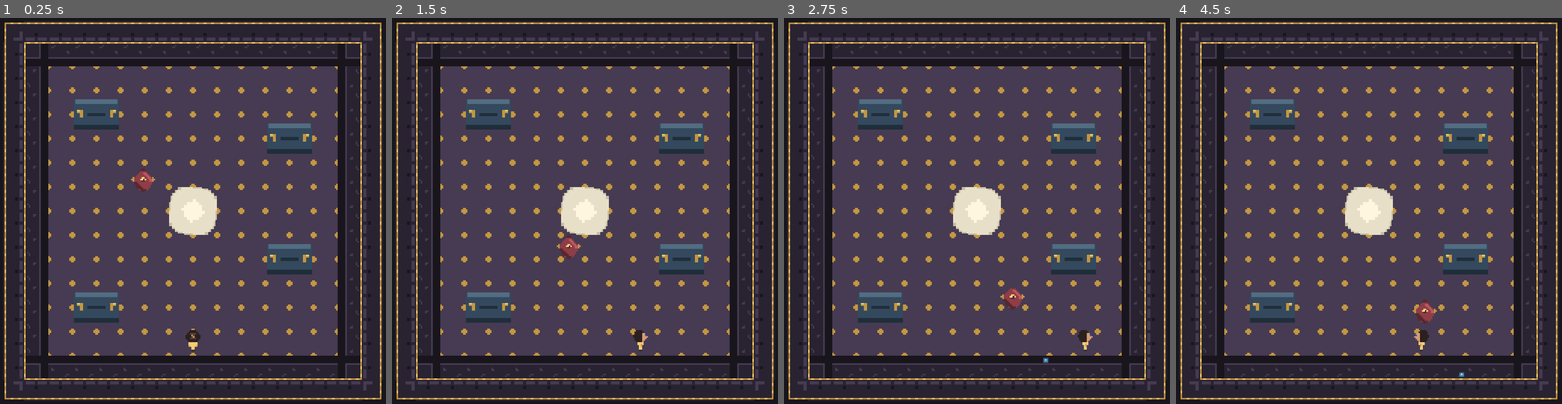
Above: before the commit, frames 1-4 (left to right).
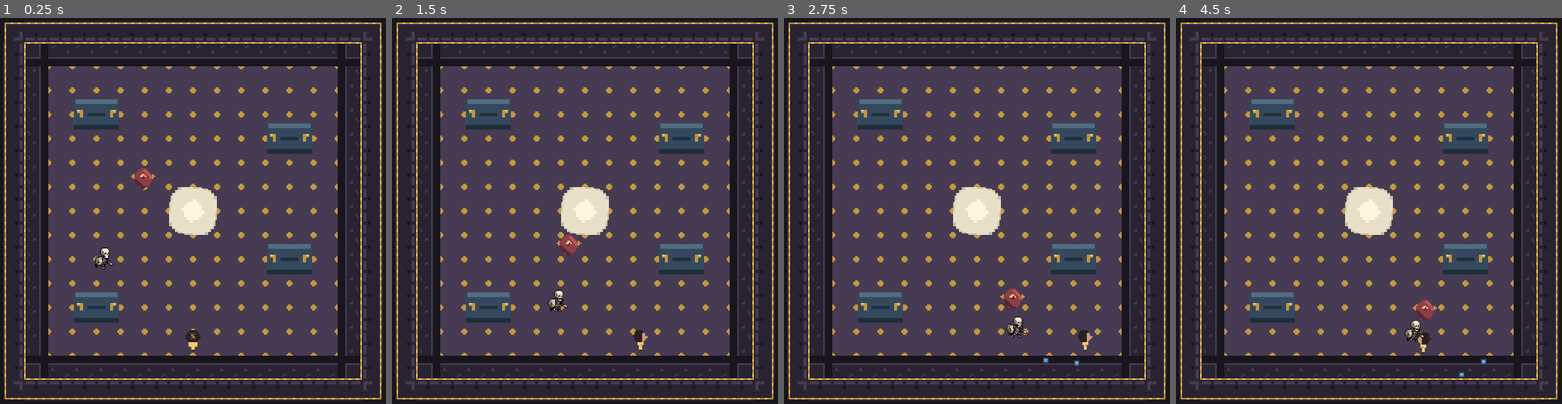
Above: after the commit, the same moments.

Repository: jmurray37/DMIT-2511_OneMinuteMore
Game: Godot game, scene res://Scenes/game.tscn
Two runs of this game, one before a commit and one after it. Both use one fixed random seed, a clock stepped at 60 frames per second and the inputs below. The engine's default icon, where the game draws it, is replaced by a stand-in: a white triangle on a blue panel in a dark square.
Inputs (mouse positions are in pixels of both pictures, inside the frame that each line leads up to):
- Up to frame 1 (0.25 s): no input
- Up to frame 2 (1.5 s): tap Enter at 0.5 s; move the mouse to (669, 191) at 0.52 s; hold D (move_right) 0.53-1.25 s; click (669, 191) at 0.67 s; drag from (507, 230) to (565, 288) at 1.27 s
- Up to frame 3 (2.75 s): move the mouse to (1015, 126) at 2.02 s; hold D (move_right) from 2.03 s (still down)
- Up to frame 4 (4.5 s): release D (move_right) at 2.75 s; drag from (1349, 288) to (1253, 153) at 2.77 s; move the mouse to (1484, 268) at 3.52 s; hold A (move_left) 3.53-4.25 s; drag from (1253, 153) to (1442, 346) at 4.27 s

The runs differ from the first frame. In frame 1, 0.3% of the frame differs, in the area x 24-41%, y 38-66%; in frame 2, 0.3%; in frame 3, 0.2%; in frame 4, 0.4%, in the area x 59-81%, y 72-90%.

Commit message:
Enemy Update
Added Melee Enemy Sprite and Animations
Renamed Ranged Enemy animation

Diff:
--- a/Scenes/game.tscn
+++ b/Scenes/game.tscn
@@ -24,8 +24,13 @@
 [ext_resource type="Texture2D" uid="uid://cu47t68drist8" path="res://Assets/Sprites/Environment/Floor_Tile_TypeC.png" id="15_nb51f"]
 [ext_resource type="Texture2D" uid="uid://dphmai1xhwuvu" path="res://Assets/Sprites/Environment/Barrier.png" id="18_mg4q0"]
 [ext_resource type="Texture2D" uid="uid://cs5pdrguj4i0k" path="res://Assets/Sprites/Environment/Barrier01_000.png" id="19_vm72l"]
-[ext_resource type="Texture2D" uid="uid://cx2kmykjj2mnh" path="res://Assets/Sprites/Enemies/EnemyGuy_sheet.png" id="25_22asu"]
+[ext_resource type="Texture2D" uid="uid://cx2kmykjj2mnh" path="res://Assets/Sprites/Enemies/Ranged_Enemy/EnemyGuy_sheet.png" id="25_22asu"]
 [ext_resource type="Script" uid="uid://2mxfpph0o6dn" path="res://Scripts/enemy.gd" id="25_fkdbe"]
+[ext_resource type="Texture2D" uid="uid://cfupbkafvwn35" path="res://Assets/Sprites/Enemies/Melee_Enemy/spr_Armored_Skeleton_attack_strip9.png" id="26_cwurv"]
+[ext_resource type="Texture2D" uid="uid://mm575pv2fk3a" path="res://Assets/Sprites/Enemies/Melee_Enemy/spr_Armored_Skeleton_death_strip9.png" id="27_mucmn"]
+[ext_resource type="Texture2D" uid="uid://bwm3glu5yqqde" path="res://Assets/Sprites/Enemies/Melee_Enemy/spr_Armored_Skeleton_hit_strip9.png" id="28_8m3t6"]
+[ext_resource type="Texture2D" uid="uid://dfpww2sbcr6sm" path="res://Assets/Sprites/Enemies/Melee_Enemy/spr_Armored_Skeleton_idle_strip9.png" id="29_ese38"]
+[ext_resource type="Texture2D" uid="uid://dfqfh5jgl325t" path="res://Assets/Sprites/Enemies/Melee_Enemy/spr_Armored_Skeleton_walk_strip9.png" id="31_8m3t6"]
 
 [sub_resource type="AtlasTexture" id="AtlasTexture_h4fw4"]
 atlas = ExtResource("8_v158k")
@@ -379,13 +384,193 @@
 sources/5 = SubResource("TileSetAtlasSource_mucmn")
 
 [sub_resource type="AtlasTexture" id="AtlasTexture_6uxt2"]
+atlas = ExtResource("26_cwurv")
+region = Rect2(0, 0, 32, 32)
+
+[sub_resource type="AtlasTexture" id="AtlasTexture_ym3tv"]
+atlas = ExtResource("26_cwurv")
+region = Rect2(32, 0, 32, 32)
+
+[sub_resource type="AtlasTexture" id="AtlasTexture_bwj6o"]
+atlas = ExtResource("26_cwurv")
+region = Rect2(64, 0, 32, 32)
+
+[sub_resource type="AtlasTexture" id="AtlasTexture_f3c8l"]
+atlas = ExtResource("26_cwurv")
+region = Rect2(96, 0, 32, 32)
+
+[sub_resource type="AtlasTexture" id="AtlasTexture_bu0y5"]
+atlas = ExtResource("26_cwurv")
+region = Rect2(128, 0, 32, 32)
+
+[sub_resource type="AtlasTexture" id="AtlasTexture_6a4tp"]
+atlas = ExtResource("26_cwurv")
+region = Rect2(160, 0, 32, 32)
+
+[sub_resource type="AtlasTexture" id="AtlasTexture_631el"]
+atlas = ExtResource("26_cwurv")
+region = Rect2(192, 0, 32, 32)
+
+[sub_resource type="AtlasTexture" id="AtlasTexture_vs120"]
+atlas = ExtResource("26_cwurv")
+region = Rect2(224, 0, 32, 32)
+
+[sub_resource type="AtlasTexture" id="AtlasTexture_v2cs8"]
+atlas = ExtResource("26_cwurv")
+region = Rect2(256, 0, 32, 32)
+
+[sub_resource type="AtlasTexture" id="AtlasTexture_32sfa"]
+atlas = ExtResource("27_mucmn")
+region = Rect2(0, 0, 32, 32)
+
+[sub_resource type="AtlasTexture" id="AtlasTexture_titue"]
+atlas = ExtResource("27_mucmn")
+region = Rect2(32, 0, 32, 32)
+
+[sub_resource type="AtlasTexture" id="AtlasTexture_tt7mg"]
+atlas = ExtResource("27_mucmn")
+region = Rect2(64, 0, 32, 32)
+
+[sub_resource type="AtlasTexture" id="AtlasTexture_htg8p"]
+atlas = ExtResource("27_mucmn")
+region = Rect2(96, 0, 32, 32)
+
+[sub_resource type="AtlasTexture" id="AtlasTexture_jcvim"]
+atlas = ExtResource("27_mucmn")
+region = Rect2(128, 0, 32, 32)
+
+[sub_resource type="AtlasTexture" id="AtlasTexture_fnkle"]
+atlas = ExtResource("27_mucmn")
+region = Rect2(160, 0, 32, 32)
+
+[sub_resource type="AtlasTexture" id="AtlasTexture_wr3wg"]
+atlas = ExtResource("27_mucmn")
+region = Rect2(192, 0, 32, 32)
+
+[sub_resource type="AtlasTexture" id="AtlasTexture_6xvgv"]
+atlas = ExtResource("27_mucmn")
+region = Rect2(224, 0, 32, 32)
+
+[sub_resource type="AtlasTexture" id="AtlasTexture_8lpvs"]
+atlas = ExtResource("27_mucmn")
+region = Rect2(256, 0, 32, 32)
+
+[sub_resource type="AtlasTexture" id="AtlasTexture_bchkn"]
 atlas = ExtResource("25_22asu")
 region = Rect2(0, 0, 16, 16)
 
-[sub_resource type="AtlasTexture" id="AtlasTexture_ym3tv"]
+[sub_resource type="AtlasTexture" id="AtlasTexture_ff75x"]
 atlas = ExtResource("25_22asu")
 region = Rect2(16, 0, 16, 16)
 
+[sub_resource type="AtlasTexture" id="AtlasTexture_x6jpx"]
+atlas = ExtResource("28_8m3t6")
+region = Rect2(0, 0, 32, 32)
+
+[sub_resource type="AtlasTexture" id="AtlasTexture_sjh24"]
+atlas = ExtResource("28_8m3t6")
+region = Rect2(32, 0, 32, 32)
+
+[sub_resource type="AtlasTexture" id="AtlasTexture_k5jl5"]
+atlas = ExtResource("28_8m3t6")
+region = Rect2(64, 0, 32, 32)
+
+[sub_resource type="AtlasTexture" id="AtlasTexture_nqk4g"]
+atlas = ExtResource("28_8m3t6")
+region = Rect2(96, 0, 32, 32)
+
+[sub_resource type="AtlasTexture" id="AtlasTexture_fh6x0"]
+atlas = ExtResource("28_8m3t6")
+region = Rect2(128, 0, 32, 32)
+
+[sub_resource type="AtlasTexture" id="AtlasTexture_j0obb"]
+atlas = ExtResource("28_8m3t6")
+region = Rect2(160, 0, 32, 32)
+
+[sub_resource type="AtlasTexture" id="AtlasTexture_nfavm"]
+atlas = ExtResource("28_8m3t6")
+region = Rect2(192, 0, 32, 32)
+
+[sub_resource type="AtlasTexture" id="AtlasTexture_jcn4n"]
+atlas = ExtResource("28_8m3t6")
+region = Rect2(224, 0, 32, 32)
+
+[sub_resource type="AtlasTexture" id="AtlasTexture_l4kai"]
+atlas = ExtResource("28_8m3t6")
+region = Rect2(256, 0, 32, 32)
+
+[sub_resource type="AtlasTexture" id="AtlasTexture_kcoun"]
+atlas = ExtResource("29_ese38")
+region = Rect2(0, 0, 32, 32)
+
+[sub_resource type="AtlasTexture" id="AtlasTexture_jegl3"]
+atlas = ExtResource("29_ese38")
+region = Rect2(32, 0, 32, 32)
+
+[sub_resource type="AtlasTexture" id="AtlasTexture_csv17"]
+atlas = ExtResource("29_ese38")
+region = Rect2(64, 0, 32, 32)
+
+[sub_resource type="AtlasTexture" id="AtlasTexture_6i05k"]
+atlas = ExtResource("29_ese38")
+region = Rect2(96, 0, 32, 32)
+
+[sub_resource type="AtlasTexture" id="AtlasTexture_1kfie"]
+atlas = ExtResource("29_ese38")
+region = Rect2(128, 0, 32, 32)
+
+[sub_resource type="AtlasTexture" id="AtlasTexture_sfx3s"]
+atlas = ExtResource("29_ese38")
+region = Rect2(160, 0, 32, 32)
+
+[sub_resource type="AtlasTexture" id="AtlasTexture_p5qon"]
+atlas = ExtResource("29_ese38")
+region = Rect2(192, 0, 32, 32)
+
+[sub_resource type="AtlasTexture" id="AtlasTexture_gyste"]
+atlas = ExtResource("29_ese38")
+region = Rect2(224, 0, 32, 32)
+
+[sub_resource type="AtlasTexture" id="AtlasTexture_p3b6d"]
+atlas = ExtResource("29_ese38")
+region = Rect2(256, 0, 32, 32)
+
+[sub_resource type="AtlasTexture" id="AtlasTexture_a2m5q"]
+atlas = ExtResource("31_8m3t6")
+region = Rect2(0, 0, 32, 32)
+
+[sub_resource type="AtlasTexture" id="AtlasTexture_lknxd"]
+atlas = ExtResource("31_8m3t6")
+region = Rect2(32, 0, 32, 32)
+
+[sub_resource type="AtlasTexture" id="AtlasTexture_ckj55"]
+atlas = ExtResource("31_8m3t6")
+region = Rect2(64, 0, 32, 32)
+
+[sub_resource type="AtlasTexture" id="AtlasTexture_q8b24"]
+atlas = ExtResource("31_8m3t6")
+region = Rect2(96, 0, 32, 32)
+
+[sub_resource type="AtlasTexture" id="AtlasTexture_aujhx"]
+atlas = ExtResource("31_8m3t6")
+region = Rect2(128, 0, 32, 32)
+
+[sub_resource type="AtlasTexture" id="AtlasTexture_ifeo7"]
+atlas = ExtResource("31_8m3t6")
+region = Rect2(160, 0, 32, 32)
+
+[sub_resource type="AtlasTexture" id="AtlasTexture_qj5kr"]
+atlas = ExtResource("31_8m3t6")
+region = Rect2(192, 0, 32, 32)
+
+[sub_resource type="AtlasTexture" id="AtlasTexture_d5jaa"]
+atlas = ExtResource("31_8m3t6")
+region = Rect2(224, 0, 32, 32)
+
+[sub_resource type="AtlasTexture" id="AtlasTexture_k8ojv"]
+atlas = ExtResource("31_8m3t6")
+region = Rect2(256, 0, 32, 32)
+
 [sub_resource type="SpriteFrames" id="SpriteFrames_vmsax"]
 animations = [{
 "frames": [{
@@ -394,10 +579,170 @@
 }, {
 "duration": 1.0,
 "texture": SubResource("AtlasTexture_ym3tv")
+}, {
+"duration": 1.0,
+"texture": SubResource("AtlasTexture_bwj6o")
+}, {
+"duration": 1.0,
+"texture": SubResource("AtlasTexture_f3c8l")
+}, {
+"duration": 1.0,
+"texture": SubResource("AtlasTexture_bu0y5")
+}, {
+"duration": 1.0,
+"texture": SubResource("AtlasTexture_6a4tp")
+}, {
+"duration": 1.0,
+"texture": SubResource("AtlasTexture_631el")
+}, {
+"duration": 1.0,
+"texture": SubResource("AtlasTexture_vs120")
+}, {
+"duration": 1.0,
+"texture": SubResource("AtlasTexture_v2cs8")
+}],
+"loop": 1,
+"name": &"Attack_Melee",
+"speed": 5.0
+}, {
+"frames": [{
+"duration": 1.0,
+"texture": SubResource("AtlasTexture_32sfa")
+}, {
+"duration": 1.0,
+"texture": SubResource("AtlasTexture_titue")
+}, {
+"duration": 1.0,
+"texture": SubResource("AtlasTexture_tt7mg")
+}, {
+"duration": 1.0,
+"texture": SubResource("AtlasTexture_htg8p")
+}, {
+"duration": 1.0,
+"texture": SubResource("AtlasTexture_jcvim")
+}, {
+"duration": 1.0,
+"texture": SubResource("AtlasTexture_fnkle")
+}, {
+"duration": 1.0,
+"texture": SubResource("AtlasTexture_wr3wg")
+}, {
+"duration": 1.0,
+"texture": SubResource("AtlasTexture_6xvgv")
+}, {
+"duration": 1.0,
+"texture": SubResource("AtlasTexture_8lpvs")
+}],
+"loop": 1,
+"name": &"Death_Melee",
+"speed": 5.0
+}, {
+"frames": [{
+"duration": 1.0,
+"texture": SubResource("AtlasTexture_bchkn")
+}, {
+"duration": 1.0,
+"texture": SubResource("AtlasTexture_ff75x")
 }],
 "loop": 2,
-"name": &"default",
+"name": &"Enemy_Ranged",
 "speed": 2.0
+}, {
+"frames": [{
+"duration": 1.0,
+"texture": SubResource("AtlasTexture_x6jpx")
+}, {
+"duration": 1.0,
+"texture": SubResource("AtlasTexture_sjh24")
+}, {
+"duration": 1.0,
+"texture": SubResource("AtlasTexture_k5jl5")
+}, {
+"duration": 1.0,
+"texture": SubResource("AtlasTexture_nqk4g")
+}, {
+"duration": 1.0,
+"texture": SubResource("AtlasTexture_fh6x0")
+}, {
+"duration": 1.0,
+"texture": SubResource("AtlasTexture_j0obb")
+}, {
+"duration": 1.0,
+"texture": SubResource("AtlasTexture_nfavm")
+}, {
+"duration": 1.0,
+"texture": SubResource("AtlasTexture_jcn4n")
+}, {
+"duration": 1.0,
+"texture": SubResource("AtlasTexture_l4kai")
+}],
+"loop": 1,
+"name": &"Hit_Melee",
+"speed": 5.0
+}, {
+"frames": [{
+"duration": 1.0,
+"texture": SubResource("AtlasTexture_kcoun")
+}, {
+"duration": 1.0,
+"texture": SubResource("AtlasTexture_jegl3")
+}, {
+"duration": 1.0,
+"texture": SubResource("AtlasTexture_csv17")
+}, {
+"duration": 1.0,
+"texture": SubResource("AtlasTexture_6i05k")
+}, {
+"duration": 1.0,
+"texture": SubResource("AtlasTexture_1kfie")
+}, {
+"duration": 1.0,
+"texture": SubResource("AtlasTexture_sfx3s")
+}, {
+"duration": 1.0,
+"texture": SubResource("AtlasTexture_p5qon")
+}, {
+"duration": 1.0,
+"texture": SubResource("AtlasTexture_gyste")
+}, {
+"duration": 1.0,
+"texture": SubResource("AtlasTexture_p3b6d")
+}],
+"loop": 0,
+"name": &"Idle_Melee",
+"speed": 2.0
+}, {
+"frames": [{
+"duration": 1.0,
+"texture": SubResource("AtlasTexture_a2m5q")
+}, {
+"duration": 1.0,
+"texture": SubResource("AtlasTexture_lknxd")
+}, {
+"duration": 1.0,
+"texture": SubResource("AtlasTexture_ckj55")
+}, {
+"duration": 1.0,
+"texture": SubResource("AtlasTexture_q8b24")
+}, {
+"duration": 1.0,
+"texture": SubResource("AtlasTexture_aujhx")
+}, {
+"duration": 1.0,
+"texture": SubResource("AtlasTexture_ifeo7")
+}, {
+"duration": 1.0,
+"texture": SubResource("AtlasTexture_qj5kr")
+}, {
+"duration": 1.0,
+"texture": SubResource("AtlasTexture_d5jaa")
+}, {
+"duration": 1.0,
+"texture": SubResource("AtlasTexture_k8ojv")
+}],
+"loop": 1,
+"name": &"Walk_Melee",
+"speed": 6.0
 }]
 
 [sub_resource type="CircleShape2D" id="CircleShape2D_22asu"]
@@ -455,19 +800,40 @@
 tile_map_data = PackedByteArray("AAAHAAcABAAAAAAAAAAIAAcABAAAAAAAAFAHAAgABAAAAAAAAGAIAAgABAAAAAAAADAEAAQABQABAAEAAAALAA …(240 unchanged characters)…
 tile_set = SubResource("TileSet_xtkou")
 
-[node name="Enemy" type="CharacterBody2D" parent="." unique_id=128625809]
+[node name="Ranged_Enemy" type="CharacterBody2D" parent="." unique_id=128625809]
 position = Vector2(92, 98)
 script = ExtResource("25_fkdbe")
 
-[node name="AnimatedSprite2D" type="AnimatedSprite2D" parent="Enemy" unique_id=388050453]
+[node name="AnimatedSprite2D" type="AnimatedSprite2D" parent="Ranged_Enemy" unique_id=388050453]
 sprite_frames = SubResource("SpriteFrames_vmsax")
-autoplay = "default"
-frame_progress = 0.059780706
-
-[node name="CollisionShape2D" type="CollisionShape2D" parent="Enemy" unique_id=914919213]
+animation = &"Enemy_Ranged"
+autoplay = "Enemy_Ranged"
+frame_progress = 0.63516706
+
+[node name="CollisionShape2D" type="CollisionShape2D" parent="Ranged_Enemy" unique_id=914919213]
 visible = false
 shape = SubResource("CircleShape2D_22asu")
 
-[node name="ShootTimer" type="Timer" parent="Enemy" unique_id=686145473]
+[node name="ShootTimer" type="Timer" parent="Ranged_Enemy" unique_id=686145473]
 wait_time = 2.0
 ignore_time_scale = true
+
+[node name="Melee_Enemy" type="CharacterBody2D" parent="." unique_id=2133335866]
+position = Vector2(62, 153)
+script = ExtResource("25_fkdbe")
+
+[node name="AnimatedSprite2D" type="AnimatedSprite2D" parent="Melee_Enemy" unique_id=881337697]
+scale = Vector2(0.5, 0.5)
+sprite_frames = SubResource("SpriteFrames_vmsax")
+animation = &"Walk_Melee"
+autoplay = "Walk_Melee"
+frame = 3
+frame_progress = 0.78980094
+
+[node name="CollisionShape2D" type="CollisionShape2D" parent="Melee_Enemy" unique_id=1840500641]
+visible = false
+shape = SubResource("CircleShape2D_22asu")
+
+[node name="ShootTimer" type="Timer" parent="Melee_Enemy" unique_id=672335506]
+wait_time = 2.0
+ignore_time_scale = true
Binary file added: Assets/Sprites/Enemies/Melee_Enemy/spr_Armored_Skeleton_attack_strip9.png
Not shown, added: Assets/Sprites/Enemies/Melee_Enemy/spr_Armored_Skeleton_attack_strip9.png.import
Binary file added: Assets/Sprites/Enemies/Melee_Enemy/spr_Armored_Skeleton_death_strip9.png
Not shown, added: Assets/Sprites/Enemies/Melee_Enemy/spr_Armored_Skeleton_death_strip9.png.import
Binary file added: Assets/Sprites/Enemies/Melee_Enemy/spr_Armored_Skeleton_hit_strip9.png
Not shown, added: Assets/Sprites/Enemies/Melee_Enemy/spr_Armored_Skeleton_hit_strip9.png.import
Binary file added: Assets/Sprites/Enemies/Melee_Enemy/spr_Armored_Skeleton_idle_strip9.png
Not shown, added: Assets/Sprites/Enemies/Melee_Enemy/spr_Armored_Skeleton_idle_strip9.png.import
Binary file added: Assets/Sprites/Enemies/Melee_Enemy/spr_Armored_Skeleton_walk_strip9.png
Not shown, added: Assets/Sprites/Enemies/Melee_Enemy/spr_Armored_Skeleton_walk_strip9.png.import
Renamed: Assets/Sprites/Enemies/EnemyGuy_sheet.png -> Assets/Sprites/Enemies/Ranged_Enemy/EnemyGuy_sheet.png
Not shown, changed: Assets/Sprites/Enemies/Ranged_Enemy/EnemyGuy_sheet.png.import
(and 1 more such lines)
